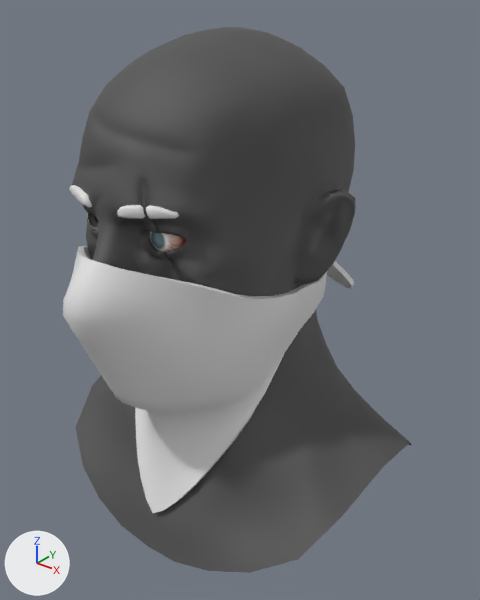
An edit to the Blender file Heads/Bandits/Human/Males/Normal/Type1/Head_Bandit_Human_Male_Normal_Type1.2.blend, drawn before and after from the same camera.
Rendered twice from a camera (50 mm lens) standing at (0.265, -0.32, 1.779) and looking at (0.013, -0.005, 1.584). Every picture has the same lights, and +X, +Y and +Z are marked at lower left. The older version comes first.

Script lines for the objects in view, before the commit:
```python
ob_head_bandit_human_normal_type1_2 = bpy.data.objects.new('Head_Bandit_Human_Normal_Type1.2', me_head_bandit_human_normal_type1_2)
ob_head_bandit_human_normal_type1_2.location = (0.0, 0.0111, 0.0025)
```
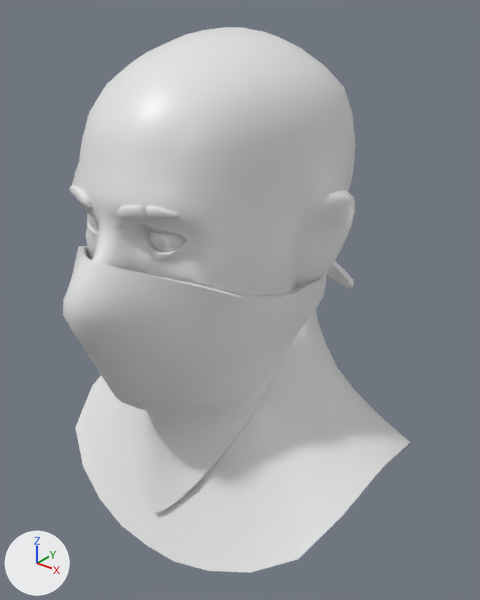
Edits to the bpy script that builds the scene:
```text
Change mat_material_head_human_teeth_eyes:
    where n0 = _N.new('ShaderNodeBsdfPrincipled'); n0.name = 'Principled BSDF'
    n0.inputs[2].default_value: 1.0 -> 0.4  # 'Roughness'
    remove n2 = _N.new('ShaderNodeTexImage'); n2.name = 'Image Texture'
    remove n2.image = img_texture_head_human_teeth_eyes_cmap__png_001
    remove n3 = _N.new('ShaderNodeTexImage'); n3.name = 'Image Texture.001'
    remove n3.image = img_texture_head_human_teeth_eyes_nmap_png_001
    remove n4 = _N.new('ShaderNodeNormalMap'); n4.name = 'Normal Map'
    remove _L.new(n2.outputs[0], n0.inputs[0])  # 'Color' to 'Base Color'
    remove _L.new(n3.outputs[0], n4.inputs[1])  # 'Color' to 'Color'
    remove _L.new(n4.outputs[0], n0.inputs[5])  # 'Normal' to 'Normal'
    remove _L.new(n2.outputs[1], n0.inputs[4])  # 'Alpha' to 'Alpha'
Change mat_material_head_human_teeth_eyes_001:
    where n0 = _N.new('ShaderNodeBsdfPrincipled'); n0.name = 'Principled BSDF'
    n0.inputs[2].default_value: 1.0 -> 0.4  # 'Roughness'
    remove n2 = _N.new('ShaderNodeTexImage'); n2.name = 'Image Texture'
    remove n2.image = img_texture_head_human_teeth_eyes_cmap__png_001
    remove n3 = _N.new('ShaderNodeTexImage'); n3.name = 'Image Texture.001'
    remove n3.image = img_texture_head_human_teeth_eyes_nmap_png_001
    remove n4 = _N.new('ShaderNodeNormalMap'); n4.name = 'Normal Map'
    remove _L.new(n2.outputs[0], n0.inputs[0])  # 'Color' to 'Base Color'
    remove _L.new(n3.outputs[0], n4.inputs[1])  # 'Color' to 'Color'
    remove _L.new(n4.outputs[0], n0.inputs[5])  # 'Normal' to 'Normal'
    remove _L.new(n2.outputs[1], n0.inputs[4])  # 'Alpha' to 'Alpha'
Add mat_material_head_bandit_human_male_normal_type1_2:
    mat_material_head_bandit_human_male_normal_type1_2 = principled_material('Material_Head_Bandit_Human_Male_Normal_Type1.2')
    mat_material_head_bandit_human_male_normal_type1_2.base_color = (0.8, 0.8, 0.8)  # white #e7e7e7
    mat_material_head_bandit_human_male_normal_type1_2.roughness = 0.4
Change me_head_bandit_human_normal_type1_2:
    where me_head_bandit_human_normal_type1_2.from_pydata(...)  # 2446 vertices, 2395 faces; spans x -0.123..0.123, y -0.146..0.098, z 1.42..1.751
    used by ob_head_bandit_human_normal_type1_2; location = (0.0, 0.0111, 0.0025)
    me_head_bandit_human_normal_type1_2 part 1: all 1204 faces that had it switch from mat_material_head_bandit_human_normal_type1_2 to mat_material_head_bandit_human_male_normal_type1_2 (white #e7e7e7)
```

Changed parts and their boxes [x1, y1, x2, y2] in the pictures (480 x 600 px):
'Head_Bandit_Human_Normal_Type1.2', surface changed, recoloured (grey to white)
    both: [70, 27, 412, 573]
part 1 of me_head_bandit_human_normal_type1_2, recoloured (grey to white)
    both: [72, 27, 412, 573]
